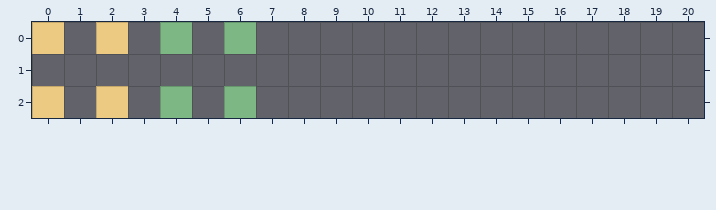
Tiled map, stored at assets/tiledMaps/map2/rules/reset/1.tmx. The picture above was drawn from the file before the commit.
Cells are 16x16 px. Shown: x 0..20, y 0..2.
Now the later version:
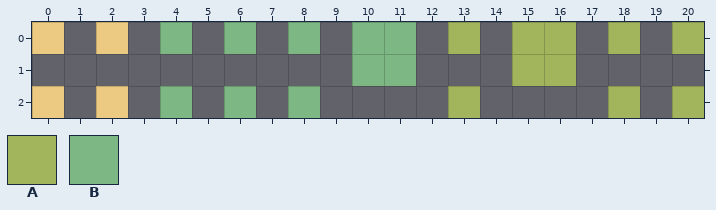
Key: from "Tileset": A 202, B 286.
_ is an empty cell.
The exact change:
Layer "output_Hintergrund":
y 0: x 8 _ -> B; x 10..11 __ -> BB; x 13 _ -> A; x 15..16 __ -> AA; x 18 _ -> A; x 20 _ -> A
y 1: x 10..11 __ -> BB; x 15..16 __ -> AA
y 2: x 8 _ -> B; x 13 _ -> A; x 18 _ -> A; x 20 _ -> A
